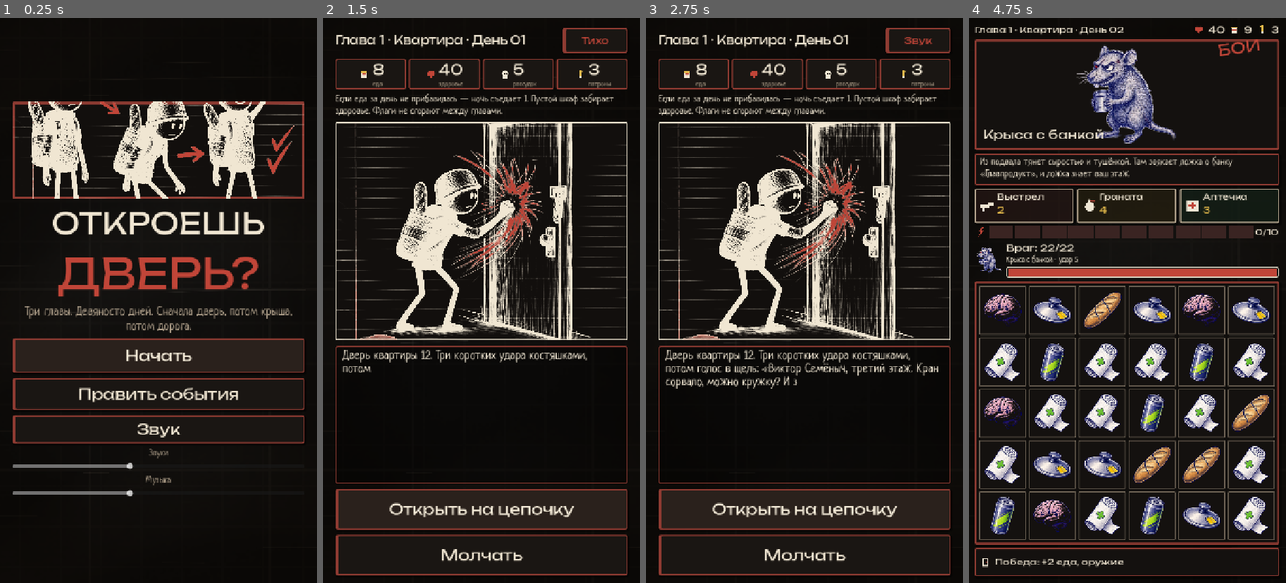
Above: before the commit, frames 1-4 (left to right).
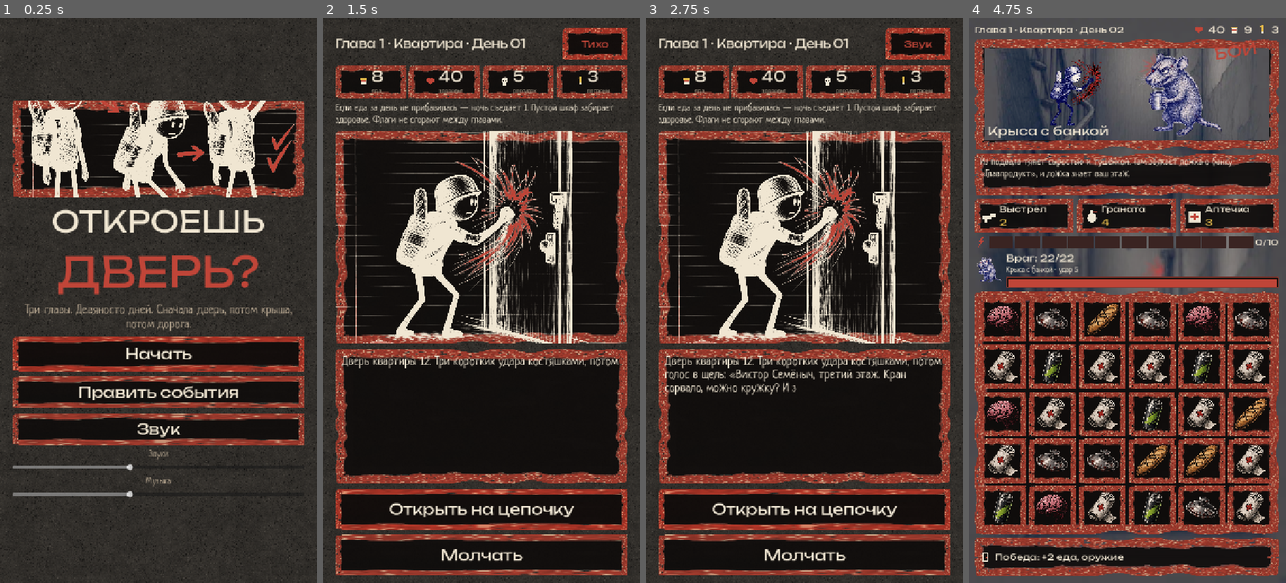
Above: after the commit, the same moments.

Repository: DmitriiGame/garlic_games
Game: Godot game, scene res://scenes/main.tscn
Same seed, same stepped clock (60 frames per second), same inputs: the game is played once before the commit and once after it. Sound files missing from this copy of the repository are replaced by a short silence.
Inputs:
- Up to frame 1 (0.25 s): no input
- Up to frame 2 (1.5 s): click "Начать" at 0.5 s; click "Звук" at 1.25 s
- Up to frame 3 (2.75 s): click "Тихо" at 2 s
- Up to frame 4 (4.75 s): click "Открыть на цепочку" at 2.75 s; click "Дальше" at 3.5 s; click "Спуститься с фонарём" at 4.25 s

The runs differ from the first frame. In frame 1, 73% of the frame differs, in the area x 0-100%, y 0-100%; in frame 2, 48%; in frame 3, 49%; in frame 4, 79%.

Commit message:
Close the remaining concept gaps on the battle and story screens.
Torn chalk frames, a concrete page, grim tiles, a hero on the mob card, pigeon sprites, and a darkened chapter scene behind the fight.

Co-authored-by: DmitriiGame <DmitriiGame@users.noreply.github.com>

Diff:
--- a/door/scripts/battle_view.gd
+++ b/door/scripts/battle_view.gd
@@ -14,6 +14,9 @@
 var mob_card: Control
 var animating := false
 var photo: TextureRect
+var hero_figure: TextureRect
+var card_scene: TextureRect
+var scene_bg: TextureRect
 var card_name: Label
 var ink_mat: ShaderMaterial
 var hero_fill: ColorRect
@@ -50,6 +53,17 @@
 	set_anchors_preset(Control.PRESET_FULL_RECT)
 	display = display_font
 	body = body_font
+	scene_bg = TextureRect.new()
+	scene_bg.set_anchors_preset(Control.PRESET_FULL_RECT)
+	scene_bg.expand_mode = TextureRect.EXPAND_IGNORE_SIZE
+	scene_bg.stretch_mode = TextureRect.STRETCH_KEEP_ASPECT_COVERED
+	scene_bg.mouse_filter = Control.MOUSE_FILTER_IGNORE
+	var blur := ShaderMaterial.new()
+	blur.shader = preload("res://shaders/scene_blur.gdshader")
+	blur.set_shader_parameter("darkness", 0.9)
+	blur.set_shader_parameter("blur_px", 2.0)
+	scene_bg.material = blur
+	add_child(scene_bg)
 	var margin := MarginContainer.new()
 	margin.set_anchors_preset(Control.PRESET_FULL_RECT)
 	for side in ["left", "right", "top", "bottom"]:
@@ -84,14 +98,14 @@
 	var card := Panel.new()
 	card.custom_minimum_size = Vector2(0, 250)
 	card.size_flags_vertical = Control.SIZE_SHRINK_BEGIN
-	card.add_theme_stylebox_override("panel", _frame(Color("14110f"), Palette.RUST, 4))
+	card.add_theme_stylebox_override("panel", preload("res://scripts/chalk_style.gd").panel(8))
 	card.clip_contents = true
 	var inner := VBoxContainer.new()
 	inner.set_anchors_preset(Control.PRESET_FULL_RECT)
-	inner.offset_left = 8
-	inner.offset_top = 8
-	inner.offset_right = -8
-	inner.offset_bottom = -8
+	inner.offset_left = 18
+	inner.offset_top = 16
+	inner.offset_right = -16
+	inner.offset_bottom = -16
 	inner.add_theme_constant_override("separation", 6)
 	card.add_child(inner)
 	var art := Control.new()
@@ -109,7 +123,44 @@
 	ink_mat.shader = preload("res://shaders/ink_photo.gdshader")
 	ink_mat.set_shader_parameter("ink", Palette.INK)
 	ink_mat.set_shader_parameter("marker", Palette.MARKER)
+	card_scene = TextureRect.new()
+	card_scene.set_anchors_preset(Control.PRESET_FULL_RECT)
+	card_scene.offset_left = 6
+	card_scene.offset_top = 6
+	card_scene.offset_right = -6
+	card_scene.offset_bottom = -6
+	card_scene.expand_mode = TextureRect.EXPAND_IGNORE_SIZE
+	card_scene.stretch_mode = TextureRect.STRETCH_KEEP_ASPECT_COVERED
+	card_scene.mouse_filter = Control.MOUSE_FILTER_IGNORE
+	var card_blur := ShaderMaterial.new()
+	card_blur.shader = preload("res://shaders/scene_blur.gdshader")
+	card_blur.set_shader_parameter("darkness", 1.0)
+	card_blur.set_shader_parameter("blur_px", 0.8)
+	card_scene.material = card_blur
+	art.add_child(card_scene)
+	photo.anchor_left = 0.38
+	photo.anchor_right = 0.98
+	photo.anchor_top = 0.04
+	photo.anchor_bottom = 0.96
+	photo.offset_left = 0
+	photo.offset_top = 0
+	photo.offset_right = 0
+	photo.offset_bottom = 0
 	art.add_child(photo)
+	hero_figure = TextureRect.new()
+	hero_figure.anchor_left = 0.0
+	hero_figure.anchor_right = 0.62
+	hero_figure.anchor_top = 0.02
+	hero_figure.anchor_bottom = 0.98
+	hero_figure.offset_left = 8
+	hero_figure.offset_top = 0
+	hero_figure.offset_right = 0
+	hero_figure.offset_bottom = 0
+	hero_figure.expand_mode = TextureRect.EXPAND_IGNORE_SIZE
+	hero_figure.stretch_mode = TextureRect.STRETCH_KEEP_ASPECT_CENTERED
+	hero_figure.mouse_filter = Control.MOUSE_FILTER_IGNORE
+	hero_figure.texture = load("res://art/ui/hero_fight.png")
+	art.add_child(hero_figure)
 	card_name = _line("", 28, display)
 	card_name.set_anchors_preset(Control.PRESET_BOTTOM_LEFT)
 	card_name.offset_left = 12
@@ -154,8 +205,8 @@
 
 func _text_box() -> Control:
 	var panel := Panel.new()
-	panel.add_theme_stylebox_override("panel", _frame(Color("14110f"), Palette.RUST, 3))
-	panel.custom_minimum_size = Vector2(0, 72)
+	panel.add_theme_stylebox_override("panel", preload("res://scripts/chalk_style.gd").panel(12))
+	panel.custom_minimum_size = Vector2(0, 96)
 	story = _line("", 22, body)
 	story.max_lines_visible = 2
 	story.set_anchors_preset(Control.PRESET_FULL_RECT)
@@ -169,8 +220,8 @@
 
 func _reward_bar() -> Control:
 	var panel := Panel.new()
-	panel.custom_minimum_size = Vector2(0, 64)
-	panel.add_theme_stylebox_override("panel", _frame(Color("14110f"), Palette.RUST, 3))
+	panel.custom_minimum_size = Vector2(0, 88)
+	panel.add_theme_stylebox_override("panel", preload("res://scripts/chalk_style.gd").panel(10))
 	var row := HBoxContainer.new()
 	row.set_anchors_preset(Control.PRESET_FULL_RECT)
 	row.offset_left = 10
@@ -264,10 +315,10 @@
 		_paint_button(button, fills[item[0]], borders[item[0]])
 		var inner := HBoxContainer.new()
 		inner.set_anchors_preset(Control.PRESET_FULL_RECT)
-		inner.offset_left = 8
-		inner.offset_top = 6
-		inner.offset_right = -8
-		inner.offset_bottom = -6
+		inner.offset_left = 14
+		inner.offset_top = 10
+		inner.offset_right = -10
+		inner.offset_bottom = -8
 		inner.mouse_filter = Control.MOUSE_FILTER_IGNORE
 		inner.alignment = BoxContainer.ALIGNMENT_CENTER
 		button.add_child(inner)
@@ -320,7 +371,7 @@
 	tray.size_flags_vertical = Control.SIZE_EXPAND_FILL
 	tray.size_flags_stretch_ratio = 1.4
 	tray.mouse_filter = Control.MOUSE_FILTER_IGNORE
-	tray.add_theme_stylebox_override("panel", _frame(Color("100e0c"), Palette.RUST, 4))
+	tray.add_theme_stylebox_override("panel", preload("res://scripts/chalk_style.gd").panel(8))
 	var inset := MarginContainer.new()
 	inset.set_anchors_preset(Control.PRESET_FULL_RECT)
 	for side in ["left", "right", "top", "bottom"]:
@@ -343,10 +394,10 @@
 		panel.add_theme_stylebox_override("panel", _cell_style(false, false))
 		var icon := TextureRect.new()
 		icon.set_anchors_preset(Control.PRESET_FULL_RECT)
-		icon.offset_left = 4
-		icon.offset_top = 4
-		icon.offset_right = -4
-		icon.offset_bottom = -4
+		icon.offset_left = 8
+		icon.offset_top = 8
+		icon.offset_right = -8
+		icon.offset_bottom = -8
 		icon.expand_mode = TextureRect.EXPAND_IGNORE_SIZE
 		icon.stretch_mode = TextureRect.STRETCH_KEEP_ASPECT_CENTERED
 		icon.mouse_filter = Control.MOUSE_FILTER_IGNORE
@@ -361,6 +412,7 @@
 	var fight = Game.battle
 	if fight == null:
 		return
+	_apply_backdrop()
 	header.text = Game.header_text()
 	food_label.text = str(int(Game.stats.get("food", 0)))
 	ammo_label.text = str(int(Game.stats.get("ammo", 0)))
@@ -374,7 +426,7 @@
 		extra = " +%d" % int(fight.minion_hp)
 	enemy_name.text = "Враг: %d/%d%s" % [int(fight.enemy["hp"]), enemy_max, extra]
 	_set_fill(enemy_fill, float(int(fight.enemy["hp"])) / float(enemy_max))
-	var portrait := "pigeon" if str(fight.enemy.get("id", "")) == "pigeon" else "%s_%s" % [str(fight.enemy.get("id", "")), str(fight.enemy.get("subtype", "a"))]
+	var portrait := "%s_%s" % [str(fight.enemy.get("id", "")), str(fight.enemy.get("subtype", "a"))]
 	enemy_portrait.texture = _portrait(portrait)
 	intent.text = "задумано: %s" % str(fight.enemy.get("intent", ""))
 	var energy := int(fight.energy)
@@ -409,12 +461,6 @@
 	var enemy_id := str(fight.enemy.get("id", ""))
 	var subtype := str(fight.enemy.get("subtype", "a"))
 	card_name.text = str(fight.enemy.get("name", ""))
-	if enemy_id == "pigeon":
-		photo.material = ink_mat
-		photo.stretch_mode = TextureRect.STRETCH_KEEP_ASPECT_COVERED
-		var image := str(Game.last_reveal.get("image", ""))
-		photo.texture = load(image) if image != "" and ResourceLoader.exists(image) else null
-		return
 	photo.material = null
 	photo.stretch_mode = TextureRect.STRETCH_KEEP_ASPECT_CENTERED
 	var sprite := _portrait("%s_%s" % [enemy_id, subtype])
@@ -852,22 +898,34 @@
 	return null
 
 
+func _apply_backdrop() -> void:
+	var path := "res://art/bg/apartment.webp"
+	if Game.chapter == 2:
+		path = "res://art/bg/roof.webp"
+	elif Game.chapter >= 3:
+		path = "res://art/bg/road.webp"
+	if not ResourceLoader.exists(path):
+		return
+	var picture: Texture2D = load(path)
+	scene_bg.texture = picture
+	if card_scene != null:
+		card_scene.texture = picture
+
+
 func _portrait(kind: String) -> Texture2D:
-	if kind == "pigeon":
-		var bird := "res://art/scenes/pigeon.webp"
-		return load(bird) if ResourceLoader.exists(bird) else null
 	var path := "res://art/mobs/%s.png" % kind
 	if ResourceLoader.exists(path):
 		return load(path)
 	return null
 
 
-func _paint_button(button: Button, fill: Color, border: Color) -> void:
-	button.add_theme_stylebox_override("normal", _frame(fill, border, 4))
-	button.add_theme_stylebox_override("hover", _frame(fill.lightened(0.08), Palette.MARKER, 4))
-	button.add_theme_stylebox_override("pressed", _frame(fill.darkened(0.08), Palette.MARKER, 4))
-	button.add_theme_stylebox_override("disabled", _frame(Color(fill.r, fill.g, fill.b, 0.45), Palette.MUTED, 3))
-	button.add_theme_stylebox_override("focus", _frame(fill, border, 4))
+func _paint_button(button: Button, _fill: Color, _border: Color) -> void:
+	var chalk = preload("res://scripts/chalk_style.gd")
+	button.add_theme_stylebox_override("normal", chalk.button(8))
+	button.add_theme_stylebox_override("hover", chalk.button(8))
+	button.add_theme_stylebox_override("pressed", chalk.button(8))
+	button.add_theme_stylebox_override("disabled", chalk.button(8))
+	button.add_theme_stylebox_override("focus", chalk.button(8))
 	button.add_theme_color_override("font_color", Palette.PAPER_ON_INK)
 	button.add_theme_color_override("font_hover_color", Palette.PAPER_ON_INK)
 	button.add_theme_color_override("font_disabled_color", Palette.MUTED)
@@ -889,22 +947,19 @@
 	return style
 
 
-func _cell_style(hot: bool, cursed: bool) -> StyleBoxFlat:
-	var style := StyleBoxFlat.new()
-	style.bg_color = Color("14110f")
-	style.set_corner_radius_all(2)
-	style.set_border_width_all(4 if hot else 2)
-	style.border_color = Palette.MARKER if hot or cursed else Color("6d6254")
-	return style
+func _cell_style(hot: bool, cursed: bool) -> StyleBoxTexture:
+	return preload("res://scripts/chalk_style.gd").cell(hot, cursed)
 
 
 func _bar() -> Array:
 	var bg := Panel.new()
 	bg.size_flags_horizontal = Control.SIZE_EXPAND_FILL
 	bg.custom_minimum_size = Vector2(0, 26)
-	var style := _frame(Color("101614"), Palette.INK, 2)
-	style.set_corner_radius_all(6)
-	style.shadow_size = 0
+	var style := StyleBoxFlat.new()
+	style.bg_color = Color("1a1210")
+	style.set_border_width_all(2)
+	style.border_color = Palette.RUST
+	style.set_corner_radius_all(3)
 	bg.add_theme_stylebox_override("panel", style)
 	var fill := ColorRect.new()
 	fill.anchor_left = 0.0
--- /dev/null
+++ b/door/scripts/chalk_style.gd
@@ -0,0 +1,38 @@
+extends RefCounted
+## Рваная меловая рамка, собранная из своей текстуры. Крупные панели и мелкие клетки.
+
+const FRAME := "res://art/ui/frame_chalk.png"
+const CELL := "res://art/ui/frame_cell.png"
+
+
+static func panel(pad: int = 16) -> StyleBoxTexture:
+	return _box(FRAME, 40, pad, Color.WHITE)
+
+
+static func button(pad: int = 12) -> StyleBoxTexture:
+	return _box(CELL, 16, pad, Color.WHITE)
+
+
+static func cell(hot: bool, cursed: bool) -> StyleBoxTexture:
+	var tint := Color.WHITE
+	if hot or cursed:
+		tint = Color(1.28, 0.7, 0.64)
+	return _box(CELL, 16, 2, tint)
+
+
+static func _box(path: String, margin: int, pad: int, tint: Color) -> StyleBoxTexture:
+	var style := StyleBoxTexture.new()
+	style.texture = load(path)
+	style.texture_margin_left = margin
+	style.texture_margin_top = margin
+	style.texture_margin_right = margin
+	style.texture_margin_bottom = margin
+	style.content_margin_left = pad
+	style.content_margin_top = pad
+	style.content_margin_right = pad
+	style.content_margin_bottom = pad
+	style.axis_stretch_horizontal = StyleBoxTexture.AXIS_STRETCH_MODE_STRETCH
+	style.axis_stretch_vertical = StyleBoxTexture.AXIS_STRETCH_MODE_STRETCH
+	style.draw_center = true
+	style.modulate_color = tint
+	return style
--- a/door/scripts/main.gd
+++ b/door/scripts/main.gd
@@ -229,7 +229,7 @@
 	mute.autowrap_mode = TextServer.AUTOWRAP_OFF
 	mute.clip_text = false
 	mute.add_theme_font_size_override("font_size", 22)
-	mute.custom_minimum_size = Vector2(148, 56)
+	mute.custom_minimum_size = Vector2(148, 72)
 	mute.pressed.connect(_on_mute)
 	mute_buttons.append(mute)
 	top.add_child(mute)
@@ -248,11 +248,7 @@
 	var text_panel := PanelContainer.new()
 	text_panel.size_flags_vertical = Control.SIZE_EXPAND_FILL
 	text_panel.size_flags_stretch_ratio = 0.85
-	var text_style := _button_style(false, false)
-	text_style.border_width_left = 3
-	text_style.shadow_size = 0
-	text_style.bg_color = Color(0, 0, 0, 0.35)
-	text_panel.add_theme_stylebox_override("panel", text_style)
+	text_panel.add_theme_stylebox_override("panel", preload("res://scripts/chalk_style.gd").panel(14))
 	day_text = _rich(28)
 	day_text.size_flags_vertical = Control.SIZE_EXPAND_FILL
 	day_text.gui_input.connect(func(ev: InputEvent) -> void:
@@ -405,15 +401,7 @@
 	var host := Panel.new()
 	host.custom_minimum_size = Vector2(0, min_h)
 	host.clip_contents = true
-	var style := StyleBoxFlat.new()
-	style.bg_color = Color("120f0d")
-	style.set_border_width_all(6)
-	style.border_color = Palette.RUST
-	style.set_corner_radius_all(2)
-	style.shadow_color = Color(0.11, 0.2, 0.4, 0.18)
-	style.shadow_size = 6
-	style.shadow_offset = Vector2(3, 4)
-	host.add_theme_stylebox_override("panel", style)
+	host.add_theme_stylebox_override("panel", preload("res://scripts/chalk_style.gd").panel(12))
 	return host
 
 
@@ -437,11 +425,10 @@
 	var style := host.get_theme_stylebox("panel")
 	if style == null:
 		return
-	var copy := style.duplicate() as StyleBoxFlat
+	var copy := style.duplicate() as StyleBoxTexture
 	if copy == null:
 		return
-	copy.border_color = BLOOD if highlight else INK
-	copy.set_border_width_all(8 if highlight else 3)
+	copy.modulate_color = Color(1.22, 0.74, 0.68) if highlight else Color.WHITE
 	host.add_theme_stylebox_override("panel", copy)
 
 
@@ -538,22 +525,10 @@
 	return button
 
 
-func _button_style(primary: bool, hot: bool) -> StyleBoxFlat:
-	var style := StyleBoxFlat.new()
-	style.set_corner_radius_all(4)
-	style.content_margin_left = 16
-	style.content_margin_right = 16
-	style.content_margin_top = 8
-	style.content_margin_bottom = 8
-	style.shadow_color = Color(0, 0, 0, 0.55)
-	style.shadow_size = 3
-	style.shadow_offset = Vector2(2, 3)
-	style.bg_color = Color("2a211c") if primary else Color("1a1613")
-	style.border_width_left = 8
-	style.border_width_top = 3
-	style.border_width_right = 3
-	style.border_width_bottom = 3
-	style.border_color = Palette.RUST
+func _button_style(primary: bool, hot: bool) -> StyleBoxTexture:
+	var style: StyleBoxTexture = preload("res://scripts/chalk_style.gd").button(14)
+	if primary or hot:
+		style.modulate_color = Color(1.08, 0.9, 0.86)
 	return style
 
 
@@ -570,14 +545,7 @@
 	for id in Game.STAT_ORDER:
 		var cell := PanelContainer.new()
 		cell.size_flags_horizontal = Control.SIZE_EXPAND_FILL
-		var chip := _button_style(false, false)
-		chip.border_width_left = 3
-		chip.content_margin_left = 6
-		chip.content_margin_right = 4
-		chip.content_margin_top = 4
-		chip.content_margin_bottom = 4
-		chip.shadow_size = 0
-		cell.add_theme_stylebox_override("panel", chip)
+		cell.add_theme_stylebox_override("panel", preload("res://scripts/chalk_style.gd").button(6))
 		var line := HBoxContainer.new()
 		line.alignment = BoxContainer.ALIGNMENT_CENTER
 		line.add_theme_constant_override("separation", 4)
@@ -1050,6 +1018,13 @@
 	_on_choice("a")
 	await get_tree().create_timer(0.35).timeout
 	await _shot("07-battle")
+	Game.chapter = 2
+	Game.battle = preload("res://scripts/battle.gd").new()
+	Game.battle.start(Game, {"enemy": "pigeon", "subtype": "a"})
+	screens.battle.call("refresh")
+	_show_screen(screens.battle)
+	await get_tree().create_timer(0.35).timeout
+	await _shot("09-pigeon")
 	if Game.by_id.has("pigeon_ultimatum"):
 		Game.pending = Game.by_id["pigeon_ultimatum"]
 	_show_day()
--- a/door/scripts/notebook.gd
+++ b/door/scripts/notebook.gd
@@ -1,15 +1,9 @@
-extends ColorRect
-## Лист «Ночного бункера»: серо-зелёная клетка, фактура и виньетка фонарика.
-
-const Palette := preload("res://scripts/door_theme.gd")
-
+extends TextureRect
+## Тёмный бетон под страницами вместо шейдера клетки.
 
 func _ready() -> void:
 	mouse_filter = Control.MOUSE_FILTER_IGNORE
-	color = Color.WHITE
-	var mat := ShaderMaterial.new()
-	mat.shader = preload("res://shaders/paper.gdshader")
-	mat.set_shader_parameter("paper_light", Palette.PAPER)
-	mat.set_shader_parameter("paper_shade", Palette.PAPER_SHADE)
-	mat.set_shader_parameter("ink", Palette.INK)
-	material = mat
+	texture = load("res://art/ui/concrete.png")
+	stretch_mode = TextureRect.STRETCH_TILE
+	texture_repeat = CanvasItem.TEXTURE_REPEAT_ENABLED
+	set_anchors_preset(Control.PRESET_FULL_RECT)
--- /dev/null
+++ b/door/shaders/scene_blur.gdshader
@@ -0,0 +1,19 @@
+shader_type canvas_item;
+
+uniform float darkness : hint_range(0.0, 1.0) = 0.5;
+uniform float blur_px : hint_range(0.0, 8.0) = 2.5;
+
+void fragment() {
+	vec2 px = vec2(blur_px) / vec2(textureSize(TEXTURE, 0));
+	vec3 col = vec3(0.0);
+	float weight = 0.0;
+	for (int y = -2; y <= 2; y++) {
+		for (int x = -2; x <= 2; x++) {
+			float w = 1.0 - 0.12 * float(abs(x) + abs(y));
+			col += texture(TEXTURE, UV + px * vec2(float(x), float(y))).rgb * w;
+			weight += w;
+		}
+	}
+	vec3 lifted = pow(max(col / weight, vec3(0.0)), vec3(0.55));
+	COLOR = vec4(lifted * darkness, 1.0);
+}
Binary file added: door/art/bg/apartment.webp
Not shown, added: door/art/bg/apartment.webp.import
Binary file added: door/art/bg/road.webp
Not shown, added: door/art/bg/road.webp.import
Binary file added: door/art/bg/roof.webp
Not shown, added: door/art/bg/roof.webp.import
Binary file added: door/art/mobs/pigeon_a.png
Not shown, added: door/art/mobs/pigeon_a.png.import
Binary file added: door/art/mobs/pigeon_b.png
Not shown, added: door/art/mobs/pigeon_b.png.import
Binary file added: door/art/mobs/pigeon_v.png
Not shown, added: door/art/mobs/pigeon_v.png.import
(and 19 more such lines)
